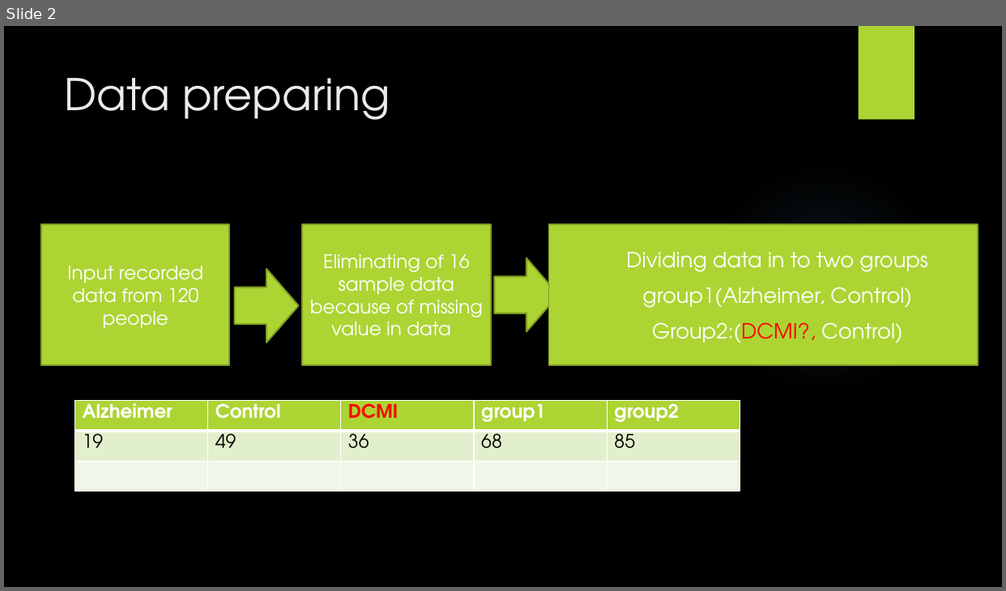
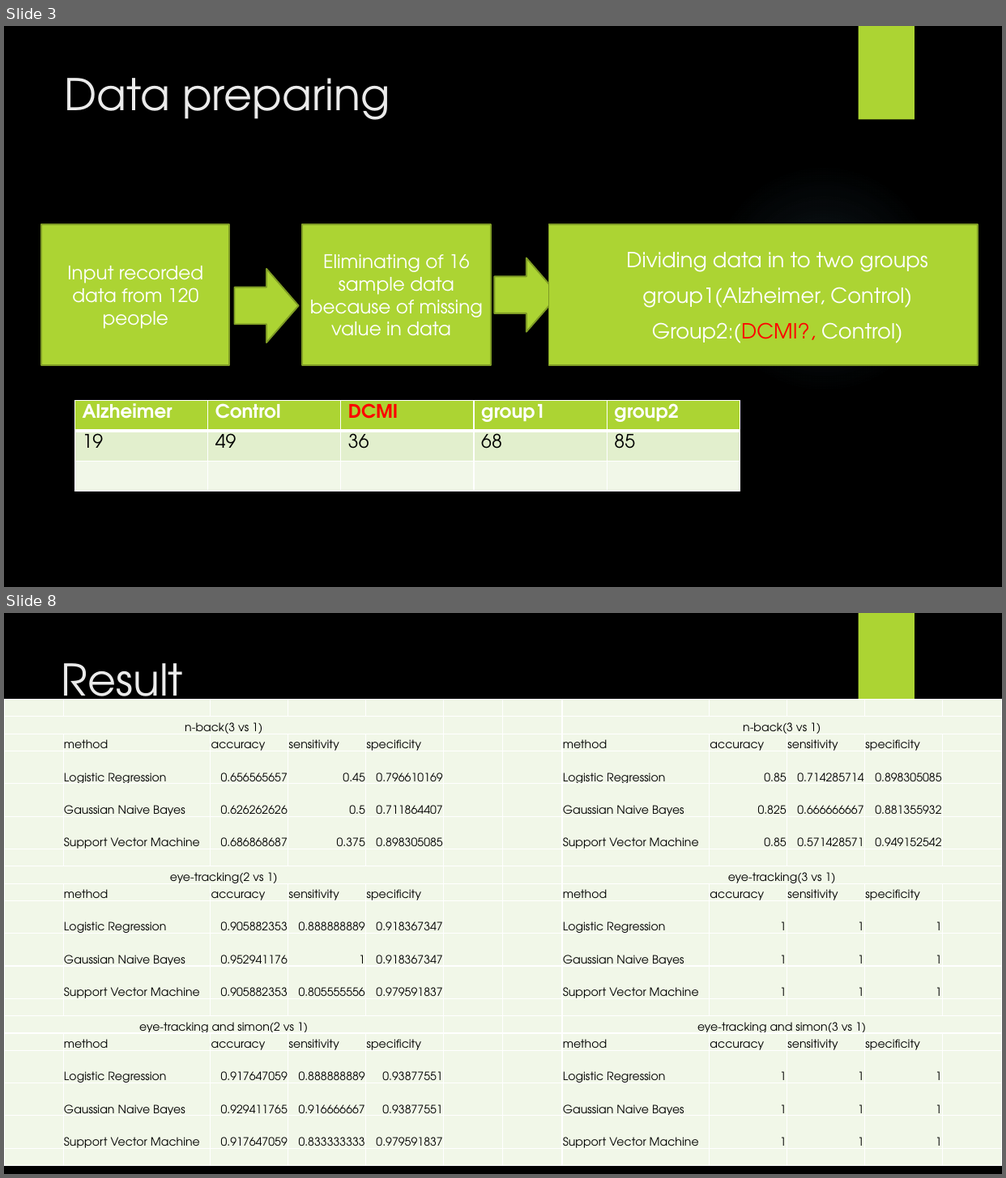
Before and after one commit to aminkhod/Eye_tracking-Neuroscience, a slide deck: Eye track Analysis Diagram.pptx. Shown one above the other, each under a label of ours: slide 2 before the commit, slides 3 and 8 after it; the slides between them are not shown. The pictures are 1006x591 and 1006x1178 pixels, drawn with LibreOffice and Linux fonts; fonts in the diff are those of the drawing; background and template pictures are left out. Boxes give left, top, right and bottom in pixels: in the first picture for what was removed or moved away, otherwise in the second. Text is boxed around its words. In the diff, an @@ line names an element or a change of style, - is before the commit and + after.

```diff
--- a/Eye track Analysis Diagram.pptx
+++ b/Eye track Analysis Diagram.pptx
@@ slide 8 added at box(4, 613, 1002, 1174), background picture (left out); not listed: 2 template elements that a slide beside it also shows @@
@@ title added at box(62, 663, 184, 717), 42 pt, text #EBEBEB @@
+Result
@@ table added at box(4, 699, 1002, 1166), 19 rows, 12 columns @@
+ |  |  |  |  |  |  |  |  |  |  | 
+n-back(3 vs 1) |  |  |  |  |  |  | n-back(3 vs 1) |  |  |  | 
+ | method | accuracy | sensitivity | specificity |  |  | method | accuracy | sensitivity | specificity | 
+ | Logistic Regression | 0.656565657 | 0.45 | 0.796610169 |  |  | Logistic Regression | 0.85 | 0.714285714 | 0.898305085 | 
+ | Gaussian Naive Bayes | 0.626262626 | 0.5 | 0.711864407 |  |  | Gaussian Naive Bayes | 0.825 | 0.666666667 | 0.881355932 | 
+ | Support Vector Machine | 0.686868687 | 0.375 | 0.898305085 |  |  | Support Vector Machine | 0.85 | 0.571428571 | 0.949152542 | 
+ |  |  |  |  |  |  |  |  |  |  | 
+eye-tracking(2 vs 1) |  |  |  |  |  |  | eye-tracking(3 vs 1) |  |  |  | 
+ | method | accuracy | sensitivity | specificity |  |  | method | accuracy | sensitivity | specificity | 
+ | Logistic Regression | 0.905882353 | 0.888888889 | 0.918367347 |  |  | Logistic Regression | 1 | 1 | 1 | 
+ | Gaussian Naive Bayes | 0.952941176 | 1 | 0.918367347 |  |  | Gaussian Naive Bayes | 1 | 1 | 1 | 
+ | Support Vector Machine | 0.905882353 | 0.805555556 | 0.979591837 |  |  | Support Vector Machine | 1 | 1 | 1 | 
+ |  |  |  |  |  |  |  |  |  |  | 
+eye-tracking and simon(2 vs 1) |  |  |  |  |  |  | eye-tracking and simon(3 vs 1) |  |  |  | 
+ | method | accuracy | sensitivity | specificity |  |  | method | accuracy | sensitivity | specificity | 
+ | Logistic Regression | 0.917647059 | 0.888888889 | 0.93877551 |  |  | Logistic Regression | 1 | 1 | 1 | 
+ | Gaussian Naive Bayes | 0.929411765 | 0.916666667 | 0.93877551 |  |  | Gaussian Naive Bayes | 1 | 1 | 1 | 
+ | Support Vector Machine | 0.917647059 | 0.833333333 | 0.979591837 |  |  | Support Vector Machine | 1 | 1 | 1 | 
+ |  |  |  |  |  |  |  |  |  |  | 
@@ what was slide 2 is now slide 3 @@
```
Also in this commit, not shown: 6 other slides added.
